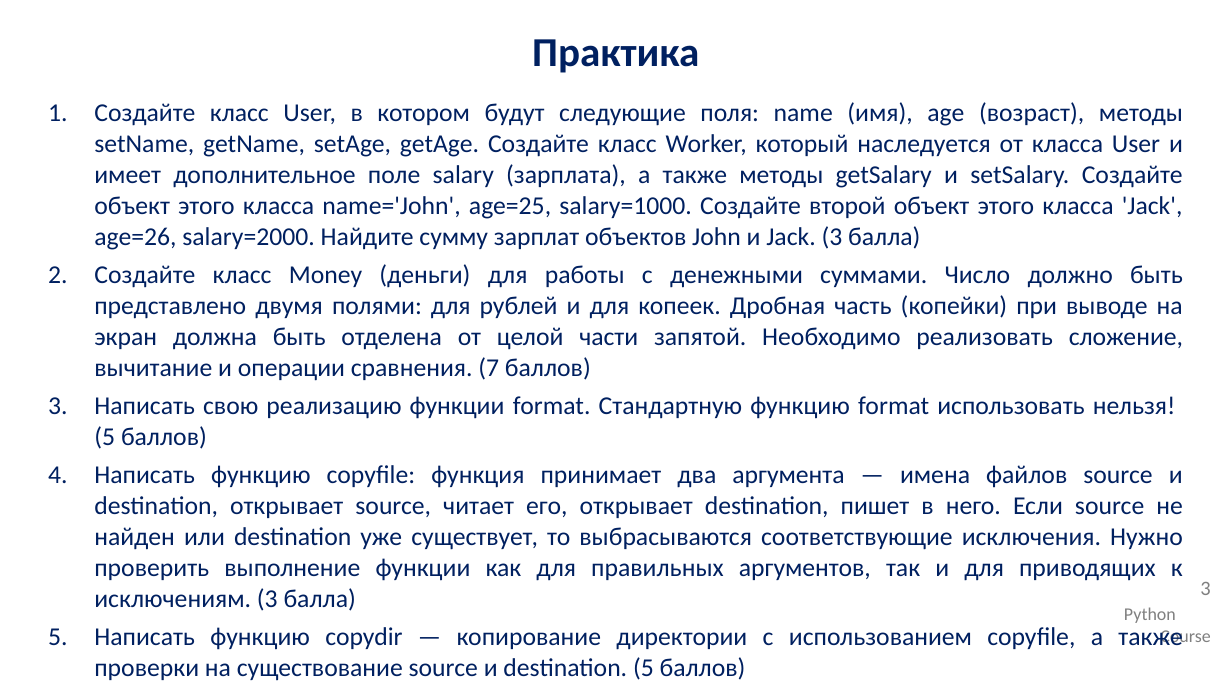
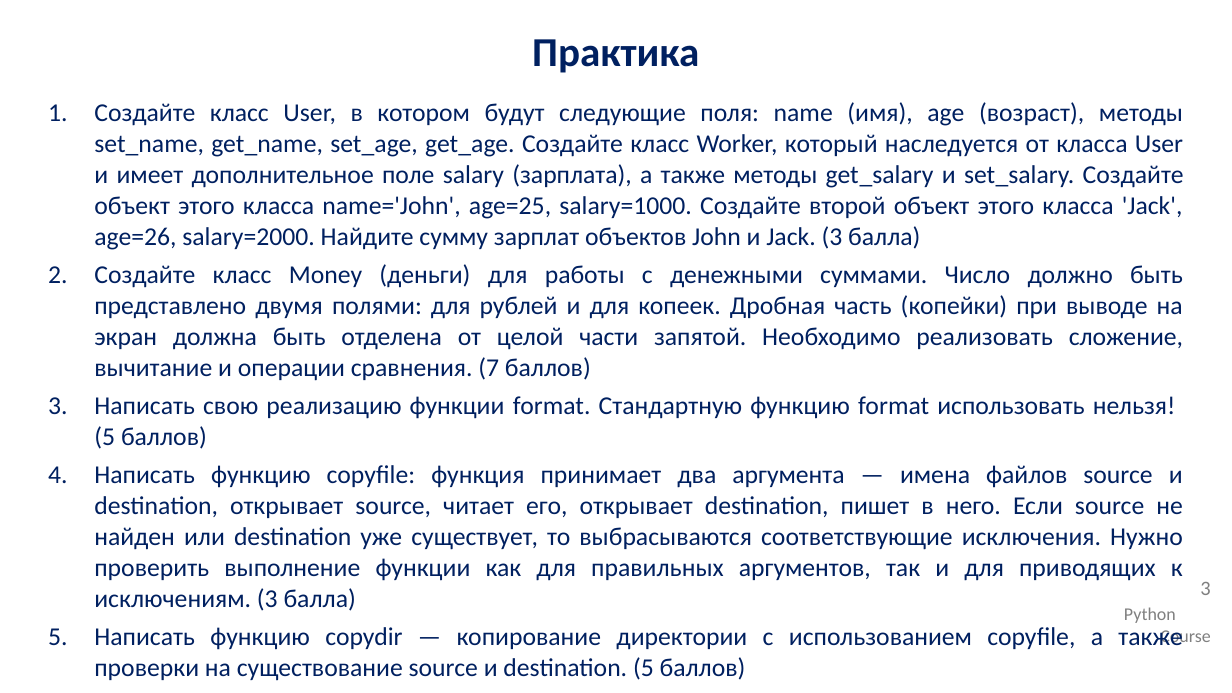
Before and after one commit to IlyaOrlov/PythonCourse2.0_September23, a slide deck: slide 3 of Tasks/py_exam_2.pptx. Drawn at 1232x693 pixels with LibreOffice and Linux fonts; fonts in the diff are those of the drawing; background and template pictures are left out. Boxes give left, top, right and bottom in pixels: in the first picture for what was removed or moved away, otherwise in the second. Text is boxed around its words. In the diff, an @@ line names an element or a change of style, - is before the commit and + after.

Commit message:
For exam

```diff
--- a/Tasks/py_exam_2.pptx
+++ b/Tasks/py_exam_2.pptx
@@ text at [94,102,1184,250]: text changed @@
-1. Создайте класс User, в котором будут следующие поля: name (имя), age (возраст), методы setName, getName, setAge, getAge. Создайте класс Worker, который наследуется от класса User и имеет дополнительное поле salary (зарплата), а также методы getSalary и setSalary. Создайте объект этого класса name='John', age=25, salary=1000. Создайте второй объект этого класса 'Jack', age=26, salary=2000. Найдите сумму зарплат объектов John и Jack. (3 балла)
+1. Создайте класс User, в котором будут следующие поля: name (имя), age (возраст), методы set_name, get_name, set_age, get_age. Создайте класс Worker, который наследуется от класса User и имеет дополнительное поле salary (зарплата), а также методы get_salary и set_salary. Создайте объект этого класса name='John', age=25, salary=1000. Создайте второй объект этого класса 'Jack', age=26, salary=2000. Найдите сумму зарплат объектов John и Jack. (3 балла)
```
